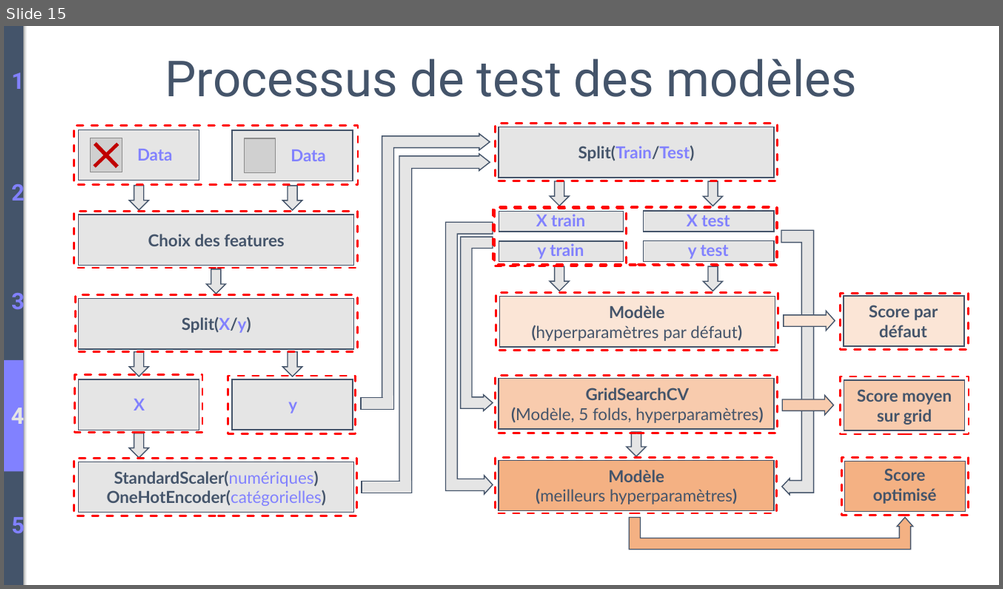
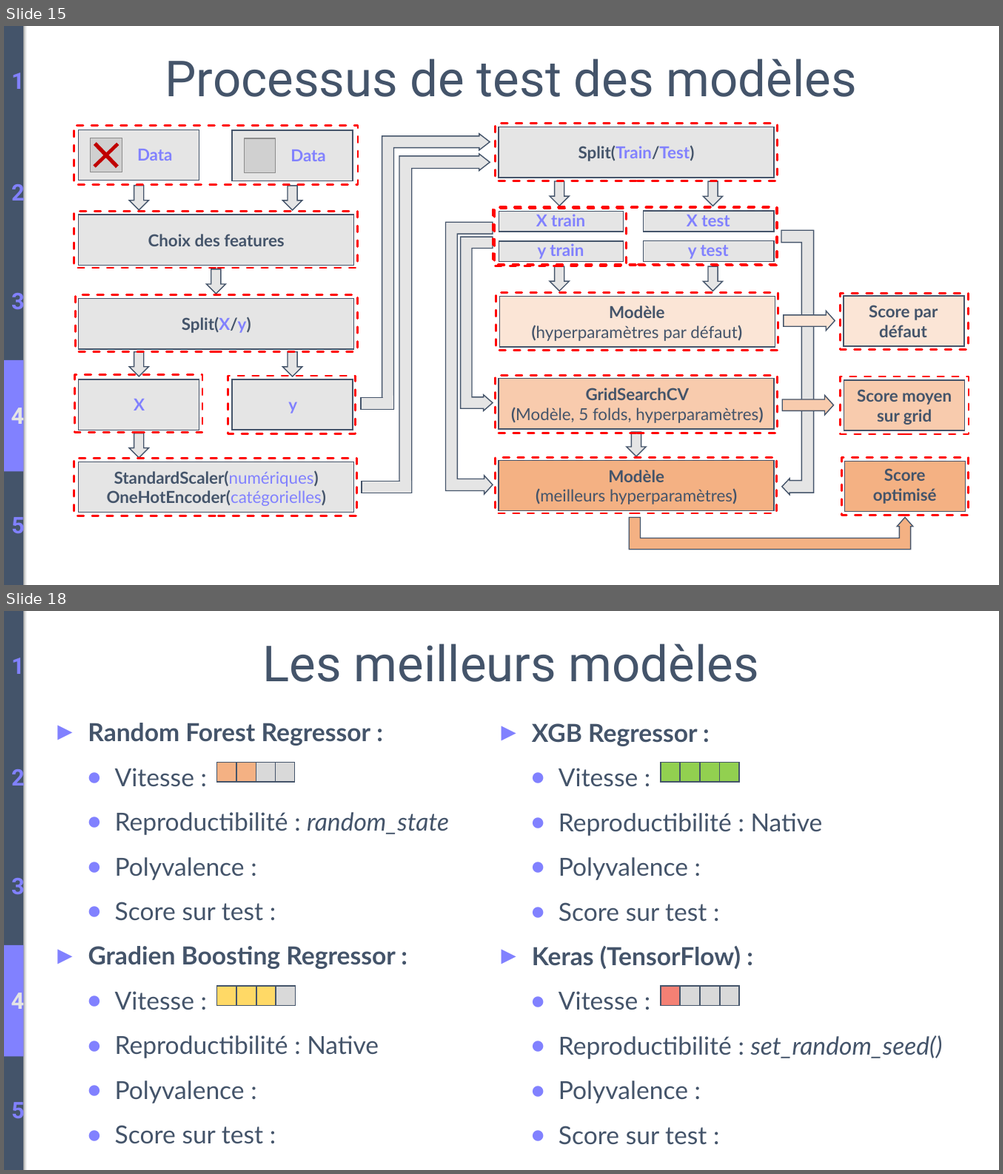
Before and after one commit to BiGHeaDMaX/Predire-Consommation-et-Emissions-de-Batiments, a slide deck: Présentation.pptx. Shown one above the other, each under a label of ours: slide 15 before the commit, slides 15 and 18 after it; the slides between them are not shown. The pictures are 1003x589 and 1003x1174 pixels, drawn with LibreOffice and Linux fonts; fonts in the diff are those of the drawing; grey boxes stand for pictures. Boxes give left, top, right and bottom in pixels: in the first picture for what was removed or moved away, otherwise in the second. Text is boxed around its words. In the diff, an @@ line names an element or a change of style, - is before the commit and + after.

```diff
--- a/Présentation.pptx
+++ b/Présentation.pptx
@@ slide 18 added at (4,611,999,1170), background #FFFFFF @@
@@ rectangle added at (4,611,23,1170), fill #44546A @@
@@ text added at (11,654,25,681), 22 pt, text #8181FF, bold @@
+1
@@ text added at (263,644,759,682), 48 pt, text #44546A @@
+Les meilleurs modèles
@@ text added at (88,723,449,1145), 24 pt, text #44546A @@
+► Random Forest Regressor :
+● Vitesse :
+● Reproductibilité : random_state
+● Polyvalence :
+● Score sur test :
+► Gradien Boosting Regressor :
+● Vitesse :
+● Reproductibilité : Native
+● Polyvalence :
+● Score sur test :
@@ text added at (11,765,25,792), 22 pt, text #8181FF, bold @@
+2
@@ group added at (216,763,295,782): 4 rectangles @@
@@ group added at (660,763,739,782): 4 rectangles @@
@@ text added at (532,768,942,1145), 24 pt, text #44546A @@
+► XGB Regressor :
+● Vitesse :
+● Reproductibilité : Native
+● Polyvalence :
+● Score sur test :
+► Keras (TensorFlow) :
+● Vitesse :
+● Reproductibilité : set_random_seed()
+● Polyvalence :
+● Score sur test :
@@ text added at (11,874,25,900), 22 pt, text #8181FF, bold @@
+3
@@ rectangle added at (4,945,23,1056), fill #8181FF @@
@@ group added at (216,986,295,1005): 4 rectangles @@
@@ group added at (660,986,739,1005): 4 rectangles @@
@@ text added at (11,988,25,1015), 22 pt, text #E5E5E5, bold @@
+4
@@ text added at (11,1098,25,1125), 22 pt, text #8181FF, bold @@
+5
```
Also in this commit, not shown: 9 slides changed, 2 other slides added.
